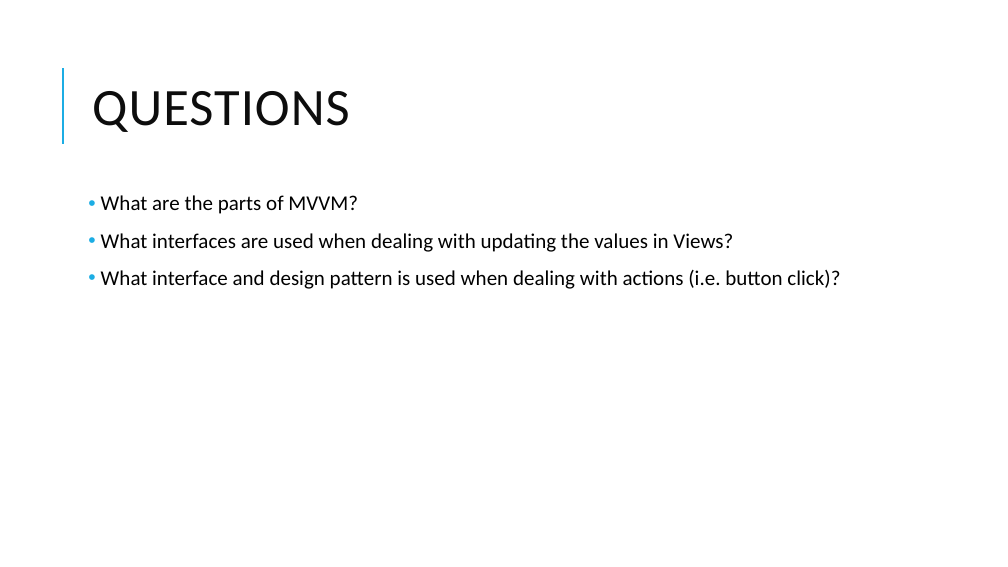
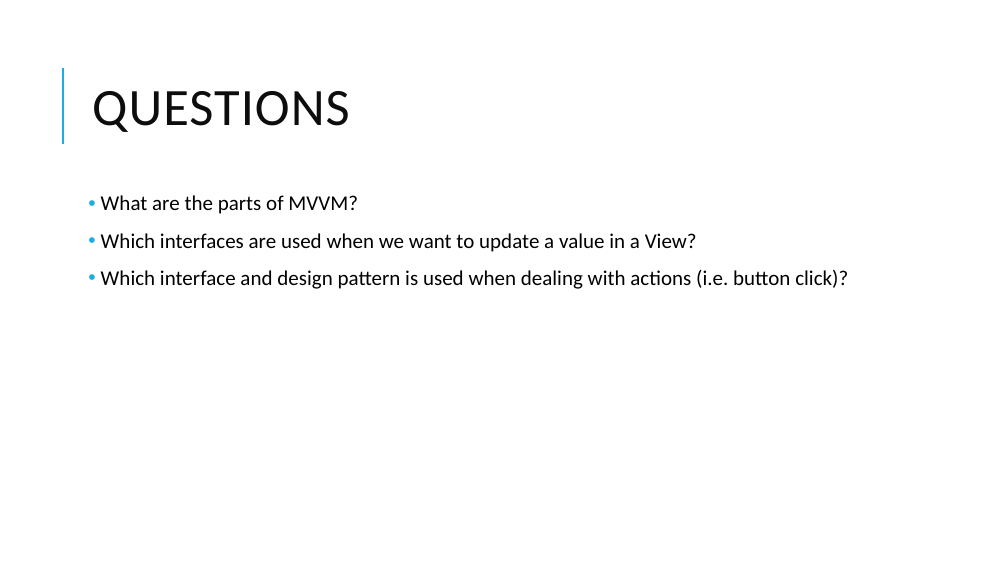
Before and after one commit to jasho/pv239-maui, a slide deck: slide 4 of 04_IoC/PV239-Xamarin-04_IoC.pptx. Drawn at 1008x567 pixels with LibreOffice and Linux fonts; fonts in the diff are those of the drawing. Boxes give left, top, right and bottom in pixels: in the first picture for what was removed or moved away, otherwise in the second. Text is boxed around its words. In the diff, an @@ line names an element or a change of style, - is before the commit and + after.

Commit message:
Fix typos + wording

```diff
--- a/04_IoC/PV239-Xamarin-04_IoC.pptx
+++ b/04_IoC/PV239-Xamarin-04_IoC.pptx
@@ text at box(101, 233, 848, 289): text changed @@
-• What interfaces are used when dealing with updating the values in Views?
-• What interface and design pattern is used when dealing with actions (i.e. button click)?
+• Which interfaces are used when we want to update a value in a View?
+• Which interface and design pattern is used when dealing with actions (i.e. button click)?
```
Also in this commit, not shown: 7 other slides changed.
